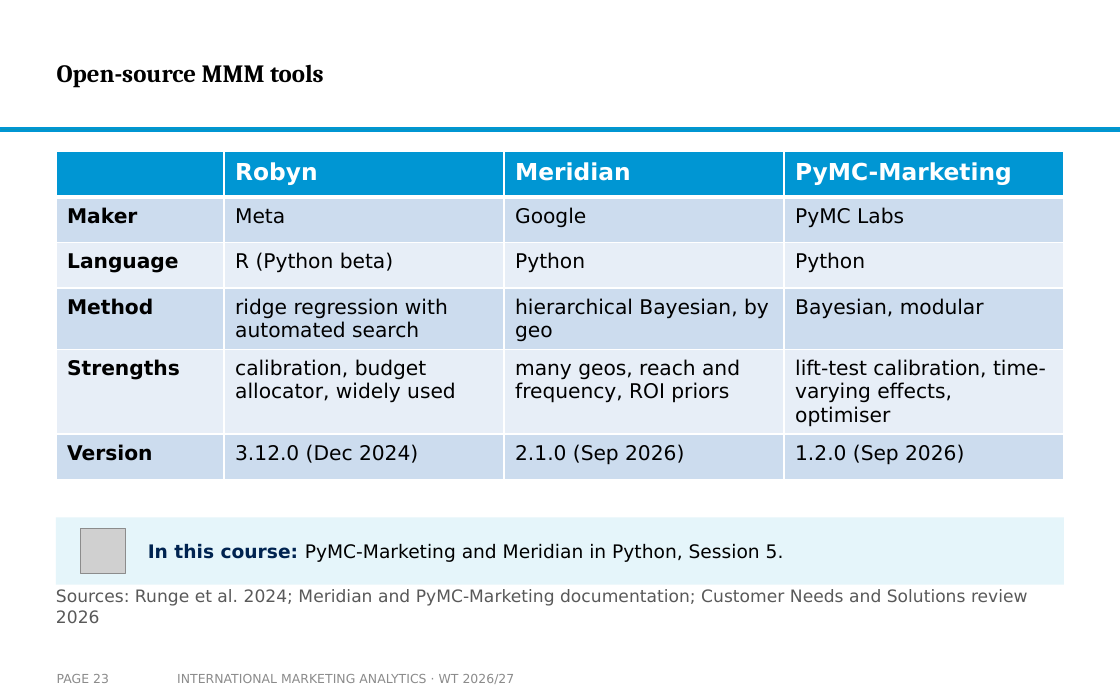
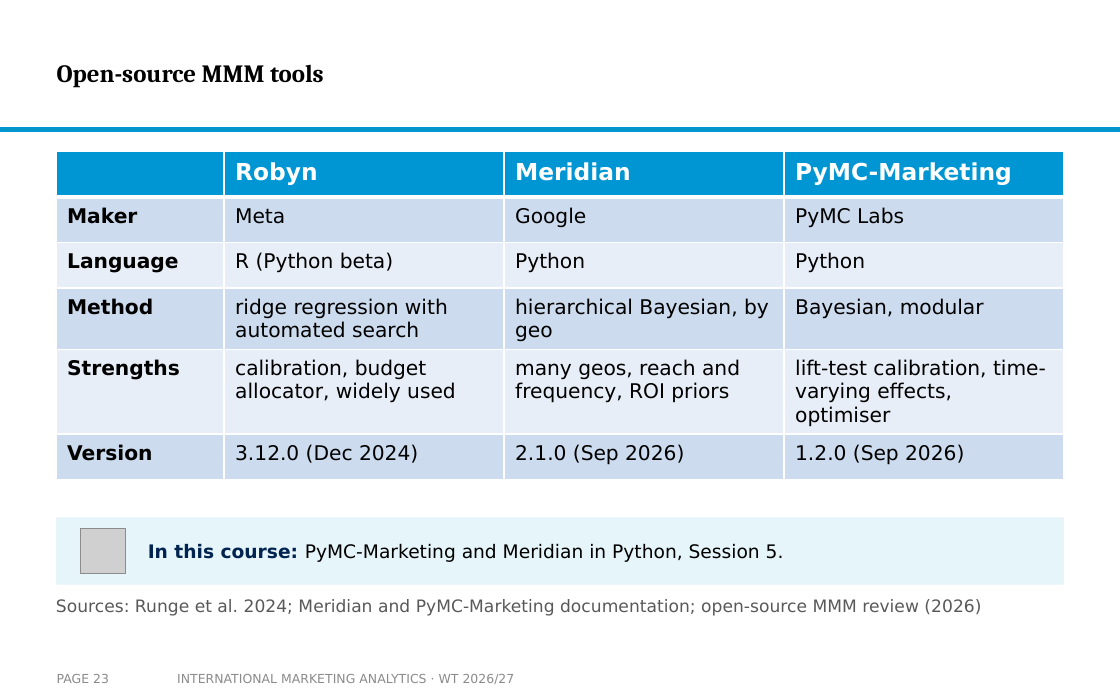
Before and after one commit to arnefloh-wu/International-Marketing-Analytics, a slide deck: slide 23 of slides/02a_intro-to-mmm_WT26-27.pptx. Drawn at 1120x700 pixels with LibreOffice and Linux fonts; fonts in the diff are those of the drawing; grey boxes stand for pictures; background and template pictures are left out. Boxes give left, top, right and bottom in pixels: in the first picture for what was removed or moved away, otherwise in the second. Text is boxed around its words. In the diff, an @@ line names an element or a change of style, - is before the commit and + after.

```diff
--- a/slides/02a_intro-to-mmm_WT26-27.pptx
+++ b/slides/02a_intro-to-mmm_WT26-27.pptx
@@ text at (56,599,981,616): text changed @@
-Sources: Runge et al. 2024; Meridian and PyMC-Marketing documentation; Customer Needs and Solutions review 2026
+Sources: Runge et al. 2024; Meridian and PyMC-Marketing documentation; open-source MMM review (2026)
```
Also in this commit, not shown: 3 other slides changed, 3 other files.
